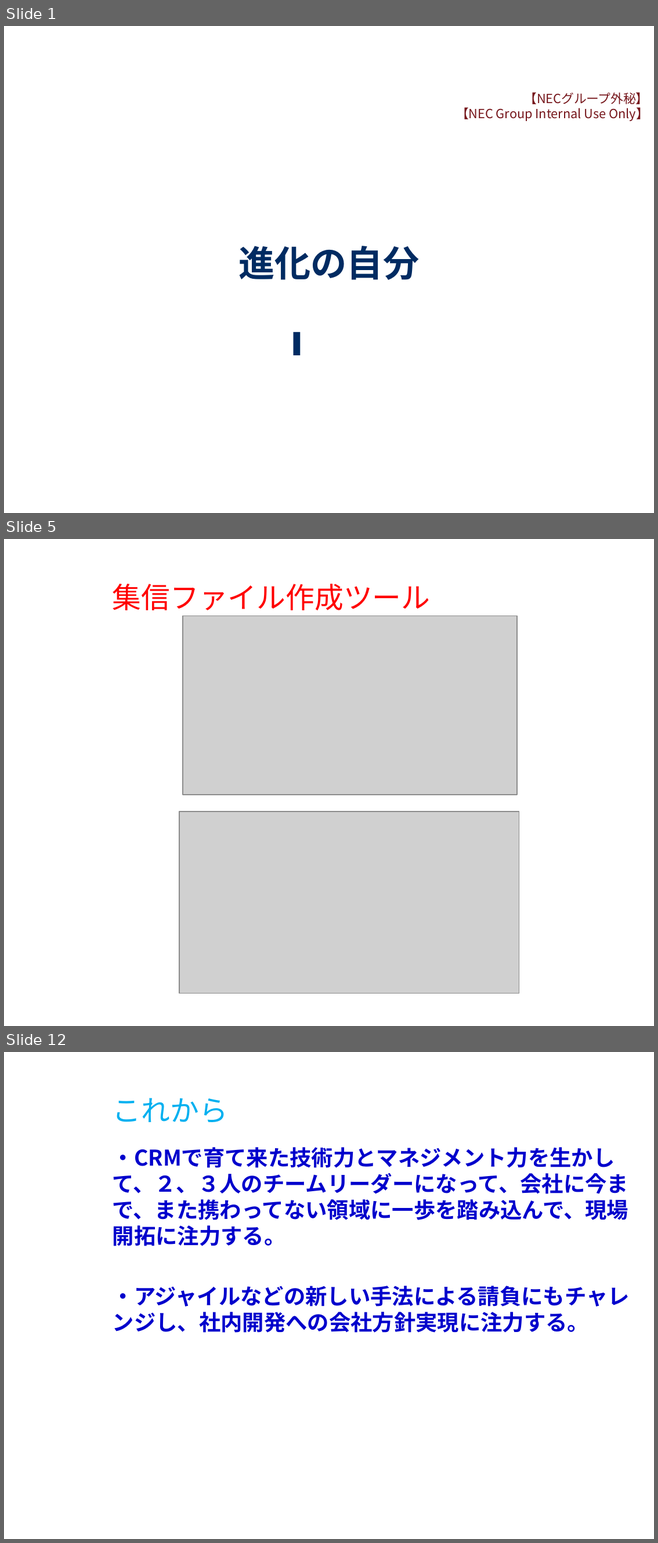
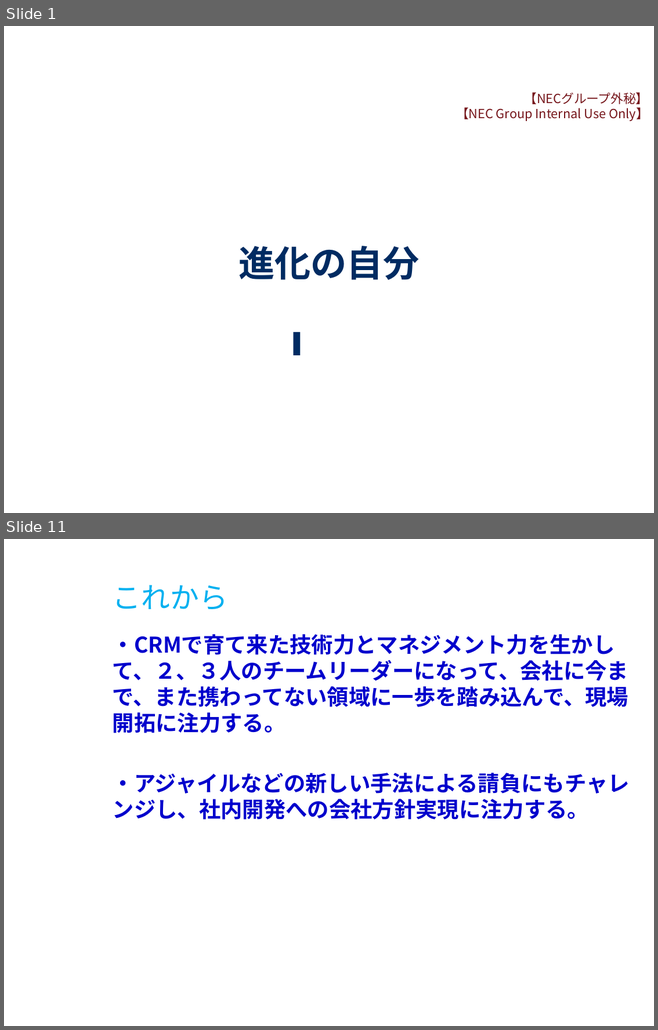
Before and after one commit to milo-bb/test, a slide deck: 昇格プレゼン(徐洋)_new.pptx. Shown one above the other, each under a label of ours: slides 1, 5 and 12 before the commit, slides 1 and 11 after it; the slides between them are not shown. The pictures are 658x1543 and 658x1030 pixels, drawn with LibreOffice and Linux fonts; fonts in the diff are those of the drawing; grey boxes stand for pictures; background and template pictures are left out. Boxes give left, top, right and bottom in pixels: in the first picture for what was removed or moved away, otherwise in the second. Text is boxed around its words. In the diff, an @@ line names an element or a change of style, - is before the commit and + after.

```diff
--- a/昇格プレゼン(徐洋)_new.pptx
+++ b/昇格プレゼン(徐洋)_new.pptx
@@ slide 5 removed at (4,539,654,1026), background picture (left out) @@
@@ title removed at (112,584,430,610) @@
-集信ファイル作成ツール
@@ picture removed at (183,616,517,795) @@
@@ picture removed at (179,812,518,994) @@
@@ what was slide 12 is now slide 11 @@
```
Also in this commit, not shown: 5 slides changed, 4 slides added, 4 other slides removed, 1 other file.
